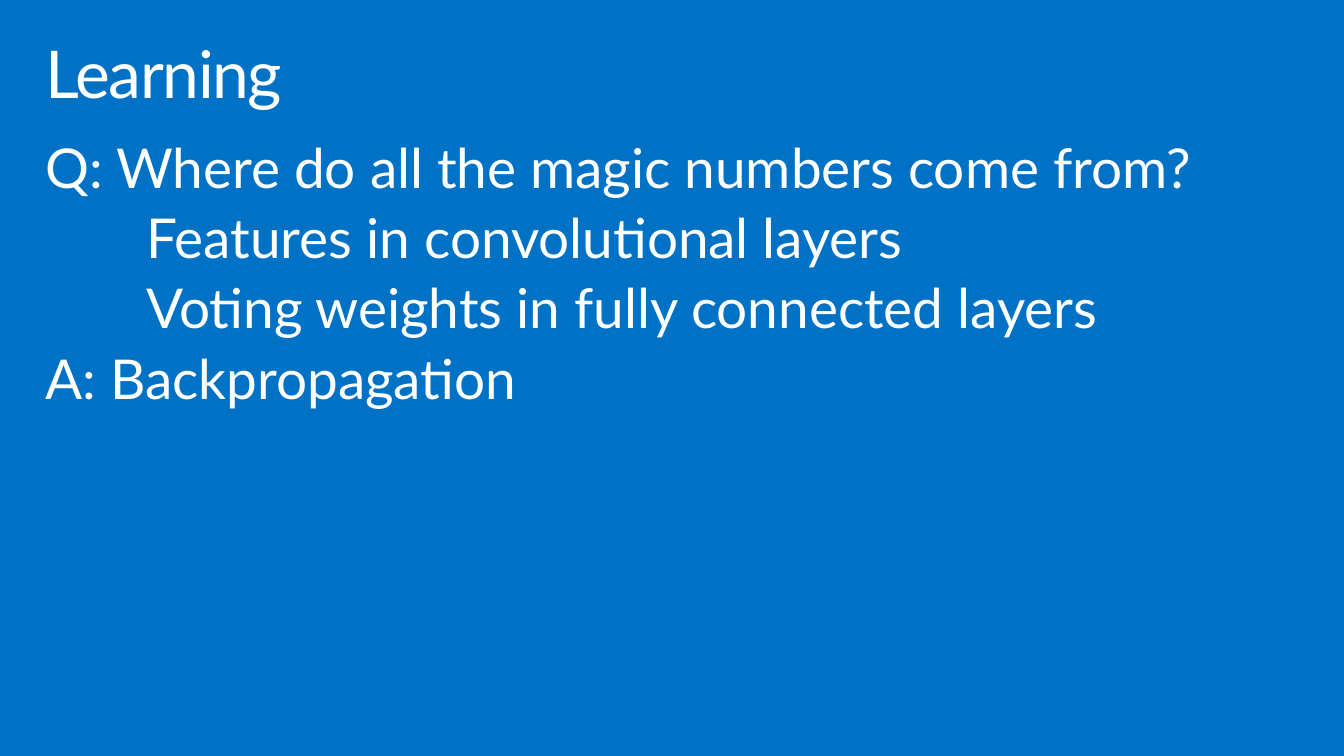
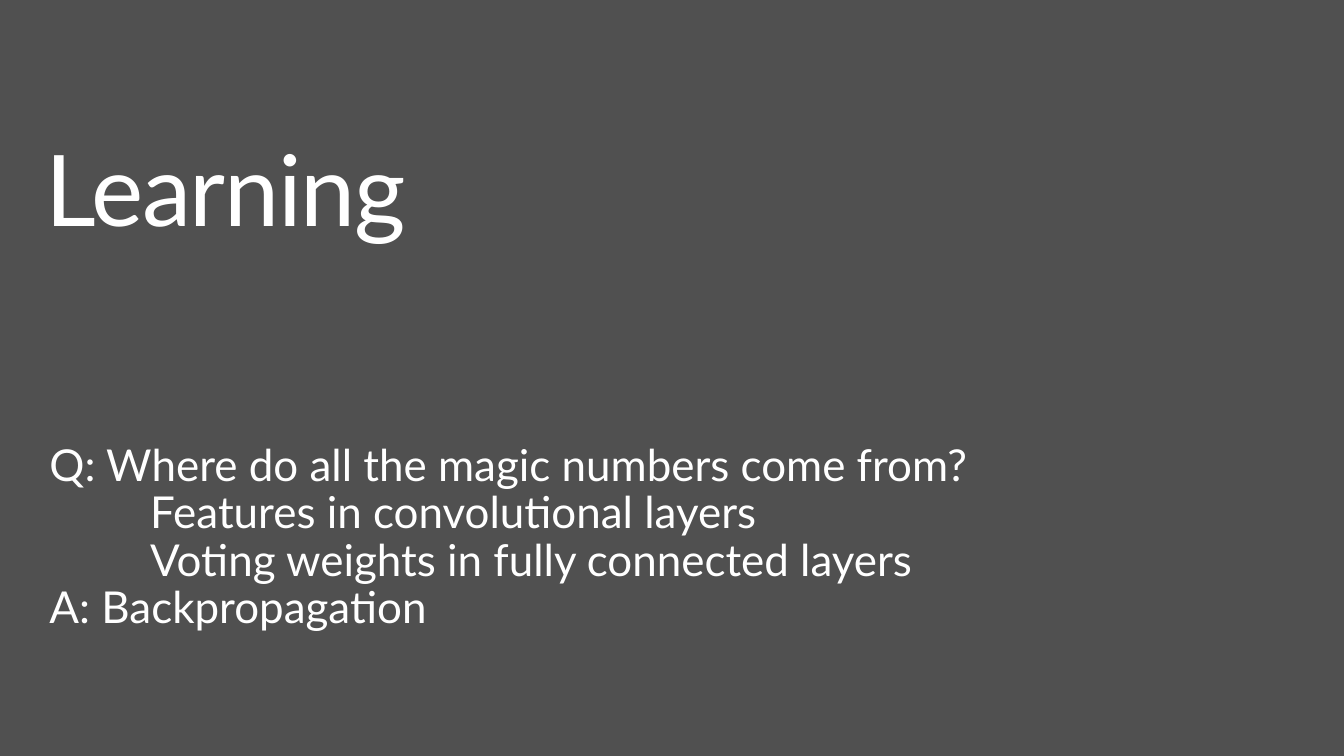
Before and after one commit to bienhuynh/KTTTNT, a slide deck: slide 71 of Nhan dang chu viet tay/Final/Docs/Thuật toán mạng CNN.pptx. Drawn at 1344x756 pixels with LibreOffice and Linux fonts; fonts in the diff are those of the drawing; background and template pictures are left out. Boxes give left, top, right and bottom in pixels: in the first picture for what was removed or moved away, otherwise in the second. Text is boxed around its words. In the diff, an @@ line names an element or a change of style, - is before the commit and + after.

```diff
--- a/Nhan dang chu viet tay/Final/Docs/Thuật toán mạng CNN.pptx
+++ b/Nhan dang chu viet tay/Final/Docs/Thuật toán mạng CNN.pptx
@@ background #0072C6 to picture (left out) @@
@@ title "Learning": place and size @@
-title "Learning" at <box>45,50,282,110</box>
+title "Learning" at <box>45,154,405,244</box>
@@ title "Learning" at <box>45,154,405,244</box>: size 48 to 72 pt @@
@@ text "Q: Where do all the ...": place and size @@
-text "Q: Where do all the ..." at <box>45,147,1191,409</box>
+text "Q: Where do all the ..." at <box>49,448,967,631</box>
@@ text "Q: Where do all the ..." at <box>49,448,967,631</box>: size 40 to 32 pt; less space between paragraphs @@
```
Also in this commit, not shown: 90 other slides changed, 1 slide added, 1 slide removed, 10 other files.
